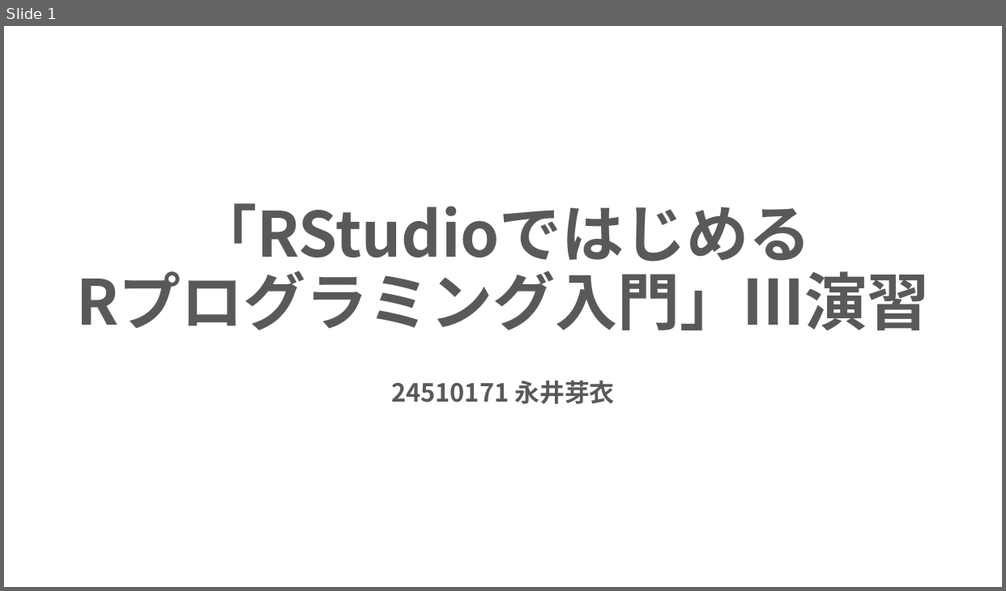
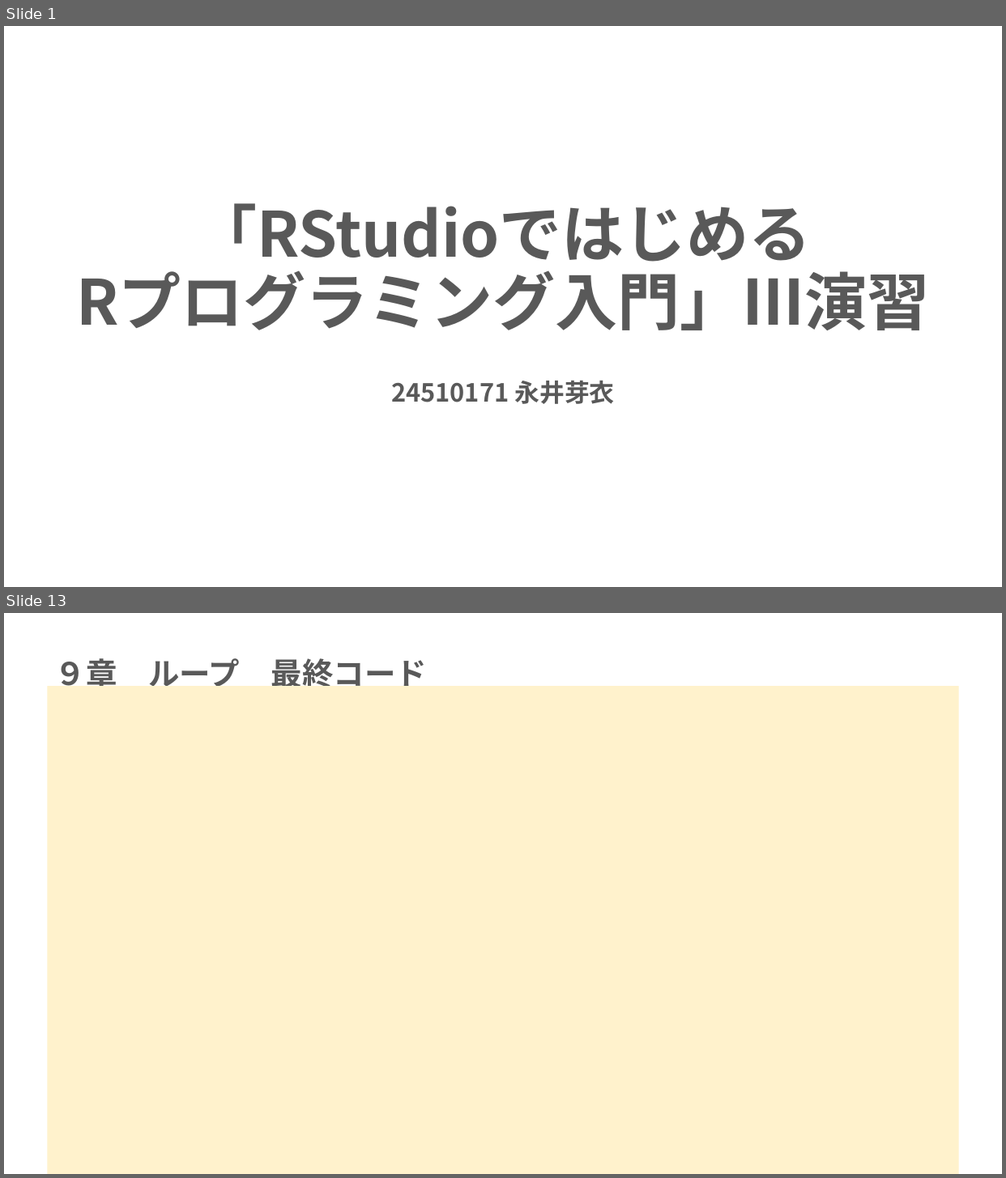
Before and after one commit to mei-517/r-practice-part3, a slide deck: 永井芽衣_Rpart3.pptx. Shown one above the other, each under a label of ours: slide 1 before the commit, slides 1 and 13 after it; the slides between them are not shown. The pictures are 1006x591 and 1006x1178 pixels, drawn with LibreOffice and Linux fonts; fonts in the diff are those of the drawing. Boxes give left, top, right and bottom in pixels: in the first picture for what was removed or moved away, otherwise in the second. Text is boxed around its words. In the diff, an @@ line names an element or a change of style, - is before the commit and + after.

```diff
--- a/永井芽衣_Rpart3.pptx
+++ b/永井芽衣_Rpart3.pptx
@@ slide 13 added at [4,613,1002,1174], background #FFFFFF @@
@@ title added at [55,658,427,694], 30 pt, text #595959, bold @@
+９章 ループ 最終コード
@@ rectangle added at [48,687,959,1174], fill #FFF2CC @@
```
Also in this commit, not shown: 4 slides changed, 13 other slides added, 1 other file.
